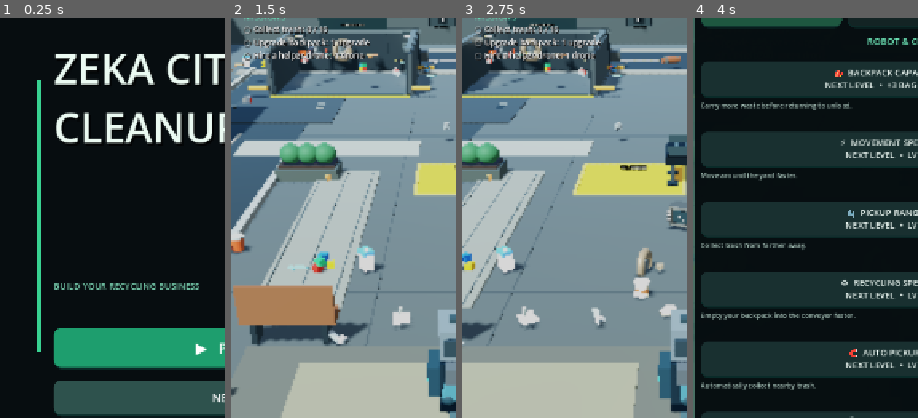
Above: before the commit, frames 1-4 (left to right).
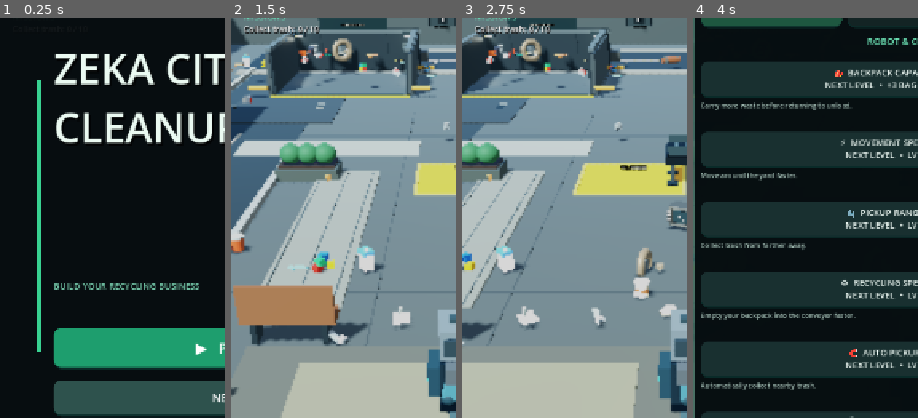
Above: after the commit, the same moments.

Repository: zekainstabot/trash-empire
Game: Godot game, scene res://Scenes/Main.tscn
Two runs of this game, one before a commit and one after it. Both use one fixed random seed, a clock stepped at 60 frames per second and the inputs below.
Inputs (mouse positions are % of the whole screen's width and height, from its top left):
- Up to frame 1 (0.25 s): no input
- Up to frame 2 (1.5 s): click "▶ PLAY" at 0.5 s; move the mouse to (72, 45) at 1.27 s; hold D (move_right) from 1.28 s (still down); click (72, 45) at 1.42 s
- Up to frame 3 (2.75 s): release D (move_right) at 2 s; drag from (30, 55) to (45, 70) at 2.02 s
- Up to frame 4 (4 s): click "PICK UP" at 2.75 s; click "⚙ UPGRADES" at 3.5 s
The pictures show only the part of the screen within x 0-50%, y 11-61%; the shares and areas given below are measured in that part.

The runs differ from the first frame. In frame 2, 1.7% of the frame differs, in the area x 5-62%, y 2-11%; in frame 3, 1.8%; in frame 4, less than 0.1%.

Commit message:
Show sequential missions and hide completed objectives

Diff:
--- a/Scripts/main.gd
+++ b/Scripts/main.gd
@@ -1200,6 +1200,7 @@
 
 	# Keep the existing HUD panel; replace only the status text beneath it with missions.
 	var mission_title := _label("MISSIONS", Vector2(20, 132), 14, layer)
+	mission_title.name = "MissionTitle"
 	mission_title.add_theme_color_override("font_color", Color(0.42, 0.88, 0.72))
 	mission_label = _label("", Vector2(20, 153), 13, layer)
 	mission_label.size = Vector2(maxf(280.0, screen.x - 40.0), 76)
@@ -3323,17 +3324,20 @@
 func _update_missions() -> void:
 	if not is_instance_valid(mission_label):
 		return
-	var collect_done := total_trash_collected >= 10
-	var bag_done := upgrade_level >= 2
-	var drone_done := drone_level >= 1
-	var collect_mark := "✓" if collect_done else "○"
-	var bag_mark := "✓" if bag_done else "○"
-	var drone_mark := "✓" if drone_done else "○"
-	mission_label.text = "%s Collect trash: %d / 10\n%s Upgrade backpack: %s\n%s Hire a helper drone: %s" % [
-		collect_mark, mini(total_trash_collected, 10),
-		bag_mark, "DONE" if bag_done else "1 upgrade",
-		drone_mark, "DONE" if drone_done else "1 drone"
-	]
+	# Show exactly one mission at a time. Completing it removes it and reveals
+	# the next mission; mission completion never changes the underlying gameplay.
+	var mission_title := mission_label.get_parent().get_node_or_null("MissionTitle")
+	if total_trash_collected < 10:
+		mission_label.text = "Collect trash: %d / 10" % total_trash_collected
+	elif upgrade_level < 1:
+		mission_label.text = "Upgrade your backpack"
+	elif drone_level < 1:
+		mission_label.text = "Unlock your first helper drone"
+	else:
+		mission_label.text = ""
+	if is_instance_valid(mission_title):
+		mission_title.visible = mission_label.text != ""
+	mission_label.visible = mission_label.text != ""
 
 func _anchor_bottom_right(control: Control) -> void:
 	control.anchor_left = 1.0
